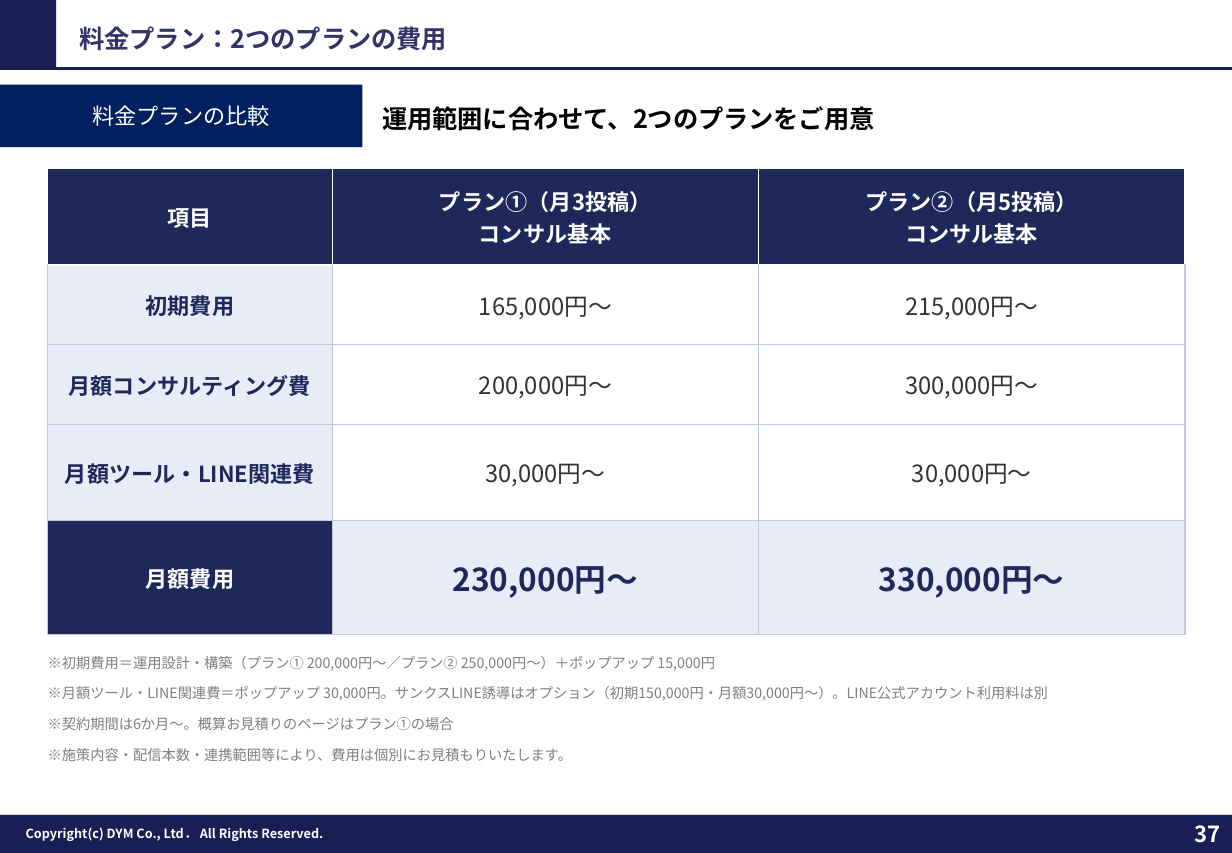
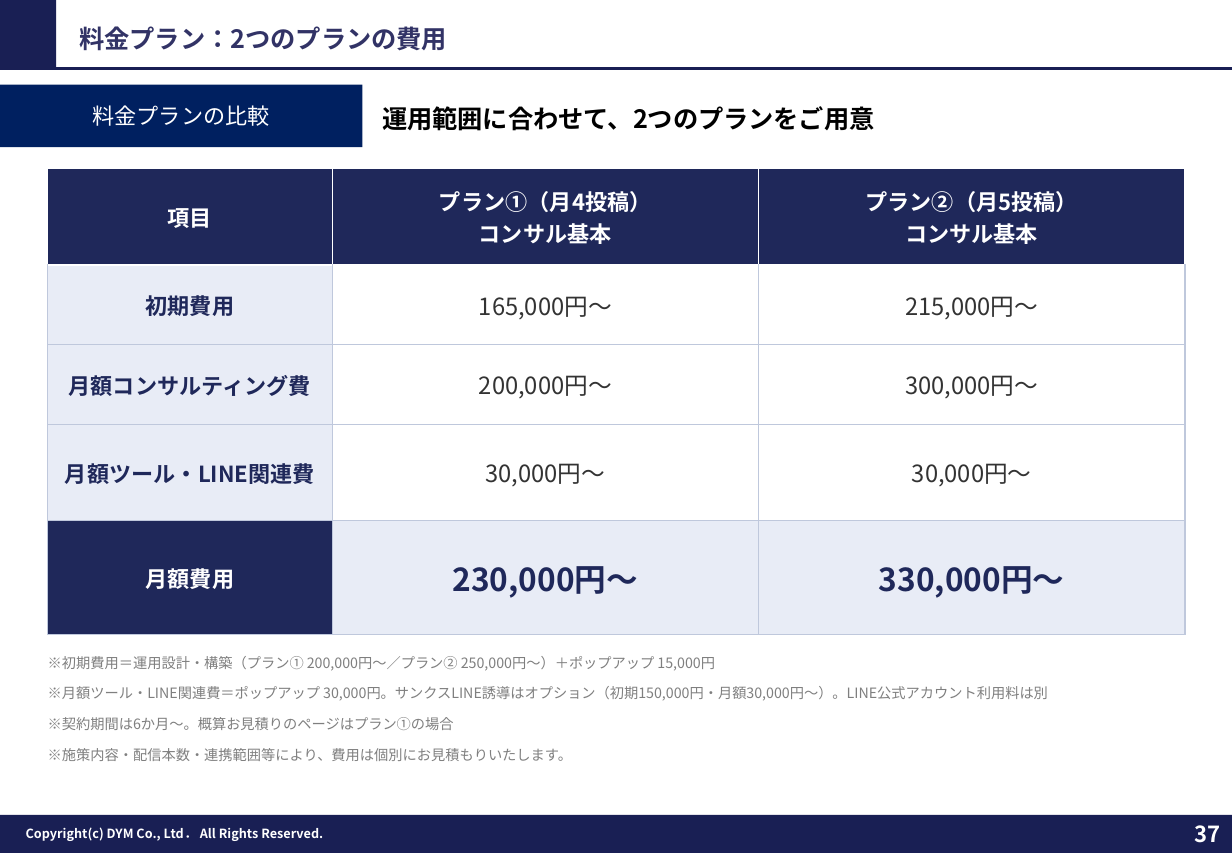
Before and after one commit to tonomura-r-dev/folder, a slide deck: slide 37 of 202610_株式会社ワクトリ御中_LINE公式アカウント運用のご提案_v8.pptx. Drawn at 1232x853 pixels with LibreOffice and Linux fonts; fonts in the diff are those of the drawing; background and template pictures are left out. Boxes give left, top, right and bottom in pixels: in the first picture for what was removed or moved away, otherwise in the second. Text is boxed around its words. In the diff, an @@ line names an element or a change of style, - is before the commit and + after.

```diff
--- a/202610_株式会社ワクトリ御中_LINE公式アカウント運用のご提案_v8.pptx
+++ b/202610_株式会社ワクトリ御中_LINE公式アカウント運用のご提案_v8.pptx
@@ table at [48, 168, 1185, 635] @@
-row 1, column 2: プラン①（月3投稿） / コンサル基本
+row 1, column 2: プラン①（月4投稿） / コンサル基本
```
Also in this commit, not shown: 2 other slides changed, 1 other file.
